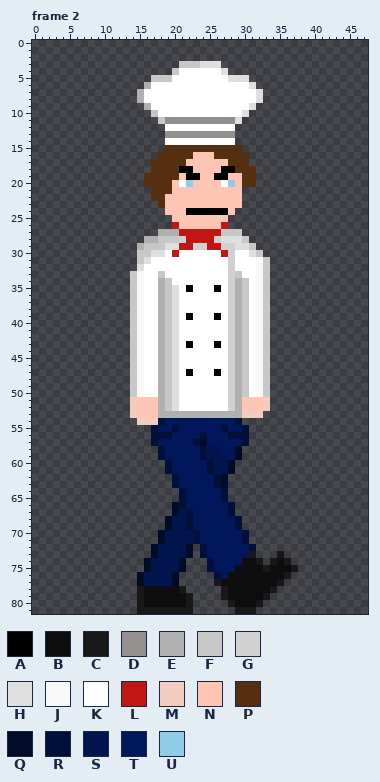
Two versions of one pixel-art file, assets/art/player.ase. The first picture shows the starting point.
48x82 pixels, 9 frames. Colours within 5 levels of each other are drawn and written as one. Shown: frame 2. The commit also changed other frames, which this record leaves out.
Visible layers, top first: "back", "front", "walk_right".
Palette (. is transparent): A #000000  B #0d0d0d  C #181818  D #948f8f  E #b0b0b0  F #c7c7c7  G #d1d1d1  H #dfdfdf  J #f8f8f8  K #ffffff  L #c11616  M #f4cbbf  N #ffc5b4  P #562f11  Q #000b28  R #00103b  S #00154e  T #00185b  U #90cce8
Pixels before, frame 2 (only the part around the change), first column x 2:
 0 ....................................
 1 ....................................
 2 ....................................
 3 ...................FFFHHH...........
 4 ..................FKKKKKKH..........
 5 ...............FFFKKKKKKKKHHH.......
 6 ..............EKKKKKKKKKKKKKKH......
 7 .............EKKKKKKKKKKKKKKKKH.....
 8 .............EKKKKKKKKKKKKKKKKH.....
 9 ..............EKKKKKKKKKKKKKKH......
10 ...............FKKKKKKKKKKKKH.......
11 ................FDDDDDDDDDDH........
12 .................KKKKKKKKKK.........
13 .................DDDDDDDDDD.........
14 .................KKKKKKKKKK.........
15 .................PPPPPPPPPPP........
16 ................PPPPPNNNPPPPP.......
17 ...............PPPPPNNNNNNPPP.......
18 ...............PPPPAANNNNAAPPP......
19 ..............PPPPPNAANNAANNPP......
20 ..............PPPPNKUNNNNKUNPP......
21 ...............PPPNNNNNNNNNN........
22 ...............PPNNNNNNNNNNN........
23 ................PNNNNNNNNNNN........
24 .................NNNAAAAAAN.........
25 ..................NNNNNNNN..........
26 ..................LNNNNNNL..........
27 ................EEELLLLLLFFF........
28 ..............EEFFFGLLLLGHHHF.......
29 .............EFFFHHLLGGLLGGHHF......
30 .............FFHHKLKKKKKKLGKKHF.....
31 .............FHKKKKKKKKKKKGKKKJF....
32 .............HKKKKKKKKKKKKGKKKJF....
33 ............FJKKFKKKKKKKKKGFKKJF....
34 ............FJKKEFKKKKKKKKGEFKJF....
35 ............FJKKEFHKAKKKAKGEFKJF....
36 ............FJKKEFHKKKKKKKGEFKJF....
37 ............FJKKEFHKKKKKKKGEFKJF....
38 ............FJKKEFHKKKKKKKGEFKJF....
39 ............FJKKEFHKAKKKAKGEFKJF....
40 ............FJKKEFHKKKKKKKGEFKJF....
41 ............FJKKEFHKKKKKKKGEFKJF....
42 ............FJKKEFHKKKKKKKGEFKJF....
43 ............FJKKEFHKAKKKAKGEFKJF....
44 ............FJKKEFHKKKKKKKGEFKJF....
45 ............FJKKEFHKKKKKKKGEFKJF....
46 ............FJKKEFHKKKKKKKGEFKJF....
47 ............FJKKEFHKAKKKAKGEFKJF....
48 ............FJKKEFHKKKKKKKGEFKJF....
49 ............FJKKEFHKKKKKKKGEFKJF....
50 ............FJKKEFHKKKKKKKGEFKJF....
51 ............MNNNEFHKKKKKKKGENNNM....
52 ............MNNNEFHKKKKKKKGENNNM....
53 ............MNNNEEEEEEEEEEEEMMM.....
54 .............MMMRTTTTTTTTTTR........
55 ...............RTTRTTTTTTRTTR.......
56 ...............RRRTTTTRTTTRRR.......
57 ...............RTTTTTRQTTTTTR.......
58 ................RTTTTTRSSTTQ........
59 ................RTTTTTRSSSTQ........
60 .................RTTTTTRSSQ.........
61 .................RTTTTTRSSQ.........
62 ..................RTTTTTRQ..........
63 ..................RTTTTTRQ..........
64 ...................RTTTTTR..........
65 ...................RTTTTTR..........
66 ..................QRTTTTTTR.........
67 ..................QSRTTTTTR.........
68 .................QSSRTTTTTTR........
69 .................QSSRTTTTTTR........
70 ................QSSSSRTTTTTTR.......
71 ................QSSSSRTTTTTTR.......
72 ...............QSSSSQ.RTTTTTTR......
73 ...............QSSSSQ.RTTTTTTC...C..
74 ..............QSSSSQ...RTTTTBBC.CBC.
75 ..............QSSSSQ...RTTTBBBBCBBBC
76 .............QSSSSQ.....RTBBBBBBBBC.
77 .............QSSSSQ.....CBBBBBBBBC..
78 .............CBBBBBC.....CBBBBBBC...
79 .............CBBBBBBC....CBBBBBC....
80 .............CBBBBBBC.....CBBBC.....
81 .............CCCCCCCC......CCC......
After:
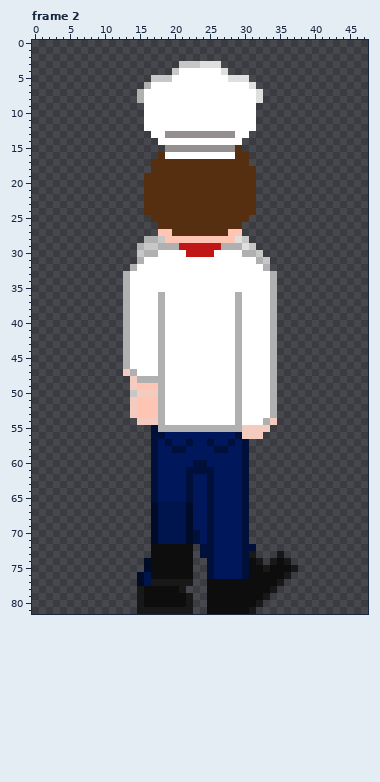
From old to new:
Changed rows in their new state; - is an unchanged pixel.
Frame 2, layers "back", "front":
first column x 13:
 9 ---K--------------K---
10 ---KK------------KK---
11 ---KKKKKKKKKKKKKKKK---
12 ---KKK----------KKK---
13 ----KK----------KK----
14 -----K----------K-----
15 ------DDDDDDDDDD------
16 ------KKKKKKKKKK------
17 ---------PPPPPP-------
18 --------PPPPPPPP------
19 --------PPPPPPPPP-----
20 -------PPPPPPPPPP-----
21 ---P---PPPPPPPPPPPP---
22 ---P--PPPPPPPPPPPPP---
23 ---PP-PPPPPPPPPPPPP---
24 ---PPPPPPPPPPPPPPPP---
25 ----PPPPPPPPPPPPPP----
26 -----PPPPPPPPPPPP-----
27 -----NNPPPPPPPPNN-----
28 ------NNNNNNNNNN------
29 -----EEE--LL--EEE-----
30 ---EEK-K-LLLL-KK-EE---
31 --EK-----------K---E--
32 -EK------------K---KE-
33 EKK--K---------KK--KKE
34 EKK--KK--------KKK-KKE
35 EKK--KKK-K---K-KKK-KKE
36 EKK---KK-------K-K-KKE
37 EKK---KK-------K-K-KKE
38 EKK---KK-------K-K-KKE
39 EKK---KK-K---K-K-K-KKE
40 EKK---KK-------K-K-KKE
41 EKK---KK-------K-K-KKE
42 EKK---KK-------K-K-KKE
43 EKK---KK-K---K-K-K-KKE
44 EKK---KK-------K-K-KKE
45 EKK---KK-------K-K-KKE
46 EKK---KK-------K-K-KKE
47 MEK---KK-K---K-K-K-KKE
48 -MEEE-KK-------K-K-KKE
49 -MNNN-KK-------K-K-KKE
50 --MMM-KK-------K-K-KKE
51 ------KK-------K-KKKKE
52 ------KK-------K-KKKKE
53 ------KKKKKKKKKK-KKKKE
54 -----EKKKKKKKKKKEKKKEM
55 -----EEEEEEEEEEEEMMMM-
56 ------T----T---T-MMM--
57 ------R--RTTR--R------
58 ----RT-RR--TTRR-TR----
59 ----RT-----TTTT-TR----
60 ----RTT---RRTTTTTR----
61 ----RTT--RRR-TTTTR----
62 ----RTTT-R--RTTTTR----
63 ----RTTT-R--RTTTTR----
64 ----RTTTTR--R-TTTR----
65 ----RTTTTR--R-TTTR----
66 ----QSSSSQ--R--TTR----
67 ----QSSS-Q--R--TTR----
68 ----QSS--Q--R---TR----
69 ----QSS--Q--R---TR----
70 ----QS---Q--R---------
71 ----QS---Q--R---------
72 ----BBBBBB--R----R----
73 ----BBBBBB--R----R----
74 ----BBBBBB-------R----
75 ----BBBBBB------TR----
76 ----BBBBBB--RT-TTR----
77 ----CCCCCC--BB--------
78 ------------BBB-------
79 ------------BBB-------
80 ------------BBBB------
81 ------------BBBBBB----
Where, in picture pixels (left, top, right, bottom), the same in both pictures:
changed: (123, 103, 277, 614)
